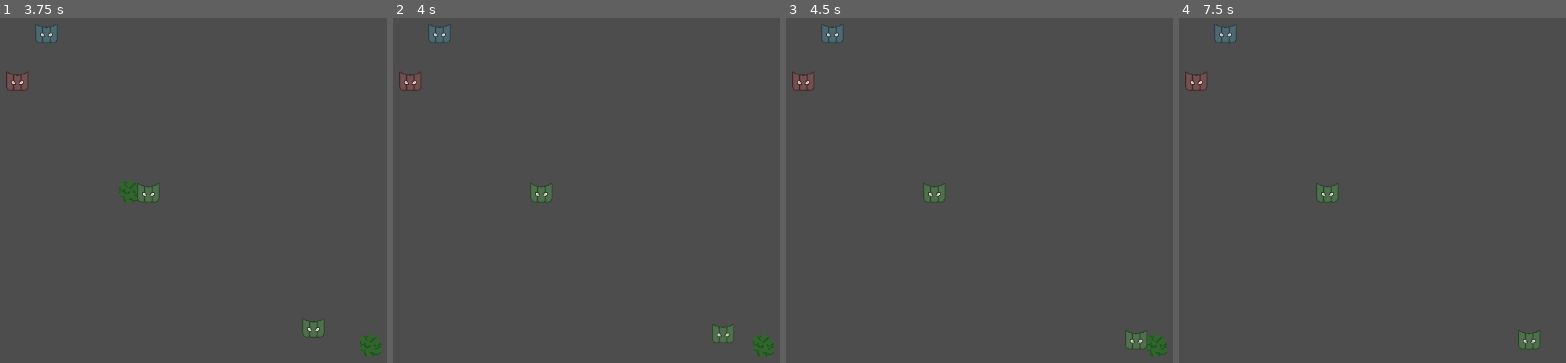
Above: before the commit, frames 1-4 (left to right).
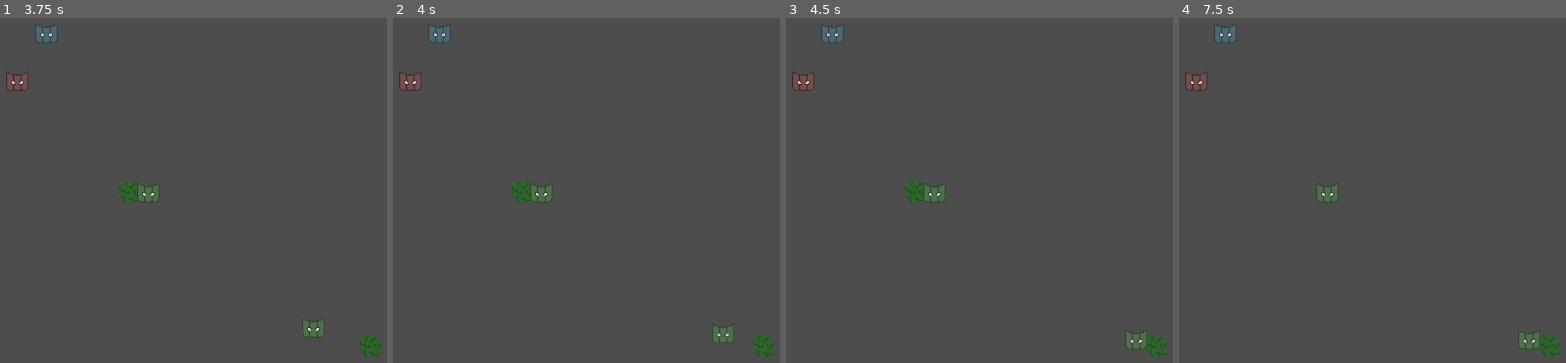
Above: after the commit, the same moments.

Repository: Kayno0o/gwj-86-godot
Game: Godot game, scene res://scenes/game/game.tscn
Two runs of this game, one before a commit and one after it. Both use one fixed random seed, a clock stepped at 60 frames per second and the inputs below.
Inputs:
- Up to frame 1 (3.75 s): tap Enter at 3.5 s
- Up to frame 2 (4 s): no input
- Up to frame 3 (4.5 s): no input
- Up to frame 4 (7.5 s): tap Space at 5.75, 7.25 s; tap Enter at 6.5 s

Frame 1 is identical in both runs. In frame 2, 0.2% of the frame differs, in the area x 30-36%, y 47-54%; in frame 3, 0.2%; in frame 4, 0.3%, in the area x 93-99%, y 91-98%.

Commit message:
feat: export health to scene

Diff:
--- a/scripts/objects/resource.gd
+++ b/scripts/objects/resource.gd
@@ -2,7 +2,7 @@
 class_name ResourceNode
 
 @export var loot: Item
-var health: float
+@export var health: float
 
 var is_targeted: bool = false
 
--- a/scripts/objects/tree.gd
+++ b/scripts/objects/tree.gd
@@ -1,5 +1,2 @@
 extends ResourceNode
 class_name ResourceTree
-
-func _ready() -> void:
-	health = 12
--- a/scripts/objects/tree.tscn
+++ b/scripts/objects/tree.tscn
@@ -15,6 +15,7 @@
 [node name="Tree" type="StaticBody2D" groups=["trees"]]
 script = ExtResource("1_yv58b")
 loot = SubResource("Resource_s7c7n")
+health = 16.0
 
 [node name="CollisionShape2D" type="CollisionShape2D" parent="."]
 shape = SubResource("CircleShape2D_81xbw")
